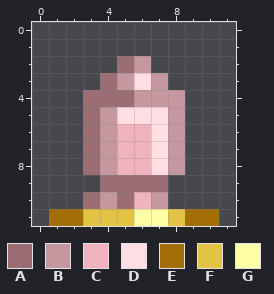
File history of a pixel-art sprite, objects/actionfigure/atprk_roxmol/atprk_roxmolaf.png. That is the earlier state.
The file is 12x12 pixels.
Palette (. is transparent): A #9b6e75  B #c5979e  C #f0b2bc  D #ffdee3  E #a46e06  F #e2c344  G #ffffa7
Pixels before, first column x 1:
 2 ....AB....
 3 ...ABDB...
 4 ..AAABBB..
 5 ..ABDDDB..
 6 ..ABCCDB..
 7 ..ABCCDB..
 8 ..ABCCDB..
 9 ...AAAA...
10 ..ABACB...
11 EEFFFGGFEE
The result:
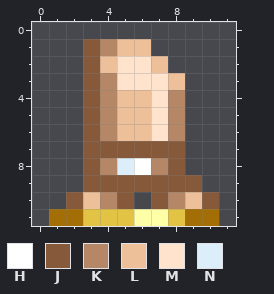
Colours new in this view: H #ffffff  J #855939  K #b58766  L #edc09a  M #ffe3cd  N #dceef9
Changes in this commit:
Changed rows in their new state; - is an unchanged pixel.
first column x 2:
 1 -JKLL----
 2 -JLMML---
 3 -JKMMML--
 4 -JKLLMK--
 5 -JKLLMK--
 6 -JKLLMK--
 7 -JJJJJJ--
 8 -JKNHKJ--
 9 -JJJJJJJ-
10 JLKJ.JKLJ
